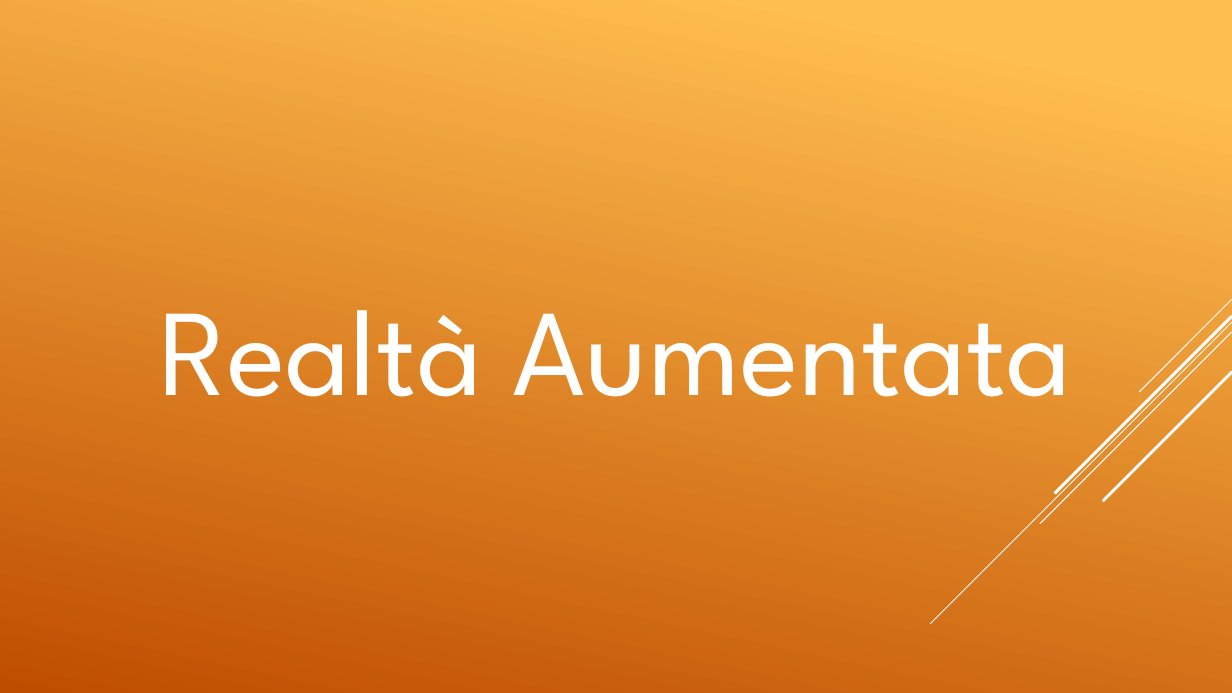
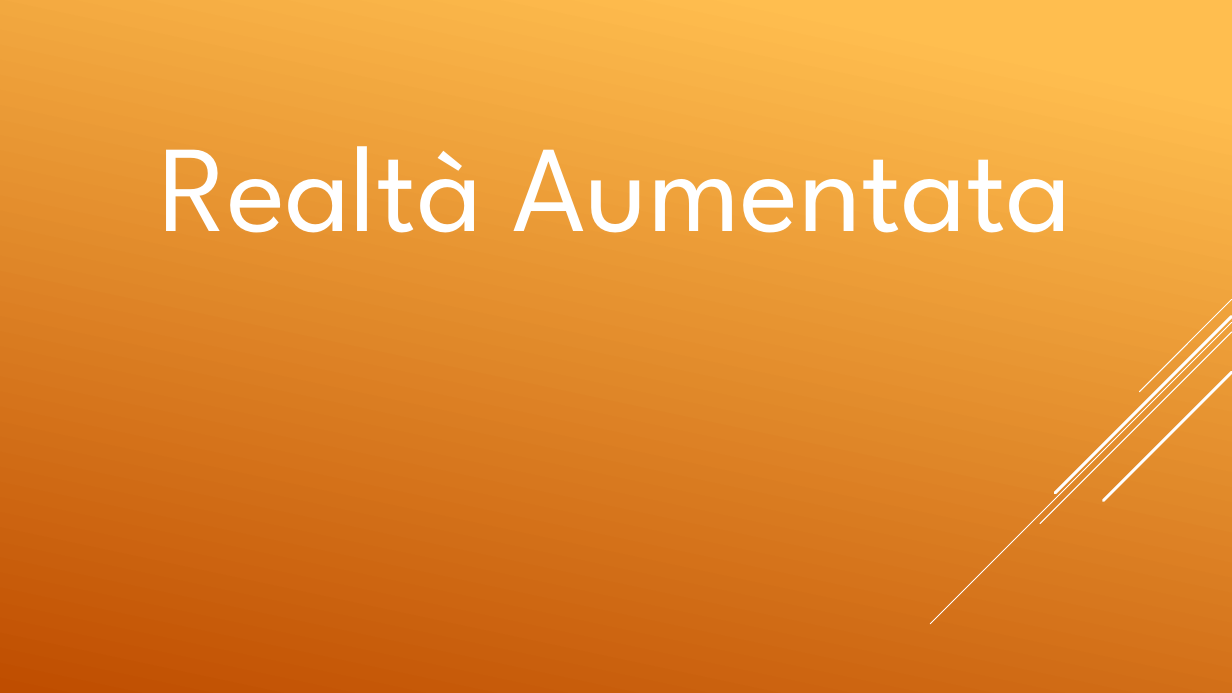
Before and after one commit to elvisdukaj/presentazione, a slide deck: slide 1 of presentazione/Tesina Elvis.pptx. Drawn at 1232x693 pixels with LibreOffice and Linux fonts; fonts in the diff are those of the drawing; grey boxes stand for pictures. Boxes give left, top, right and bottom in pixels: in the first picture for what was removed or moved away, otherwise in the second. Text is boxed around its words. In the diff, an @@ line names an element or a change of style, - is before the commit and + after.

```diff
--- a/presentazione/Tesina Elvis.pptx
+++ b/presentazione/Tesina Elvis.pptx
@@ text "Realtà Aumentata": place and size @@
-text "Realtà Aumentata" at [160, 310, 1071, 397]
+text "Realtà Aumentata" at [160, 146, 1071, 233]
```
Also in this commit, not shown: 3 other slides changed.
